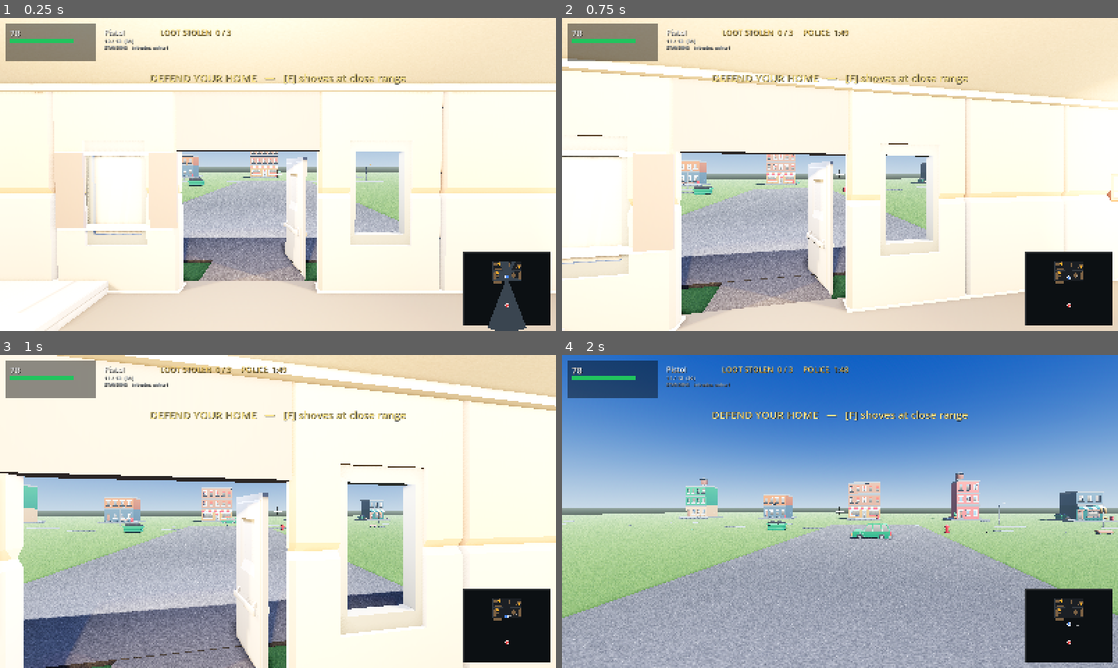
Above: before the commit, frames 1-4 (two rows, left to right).
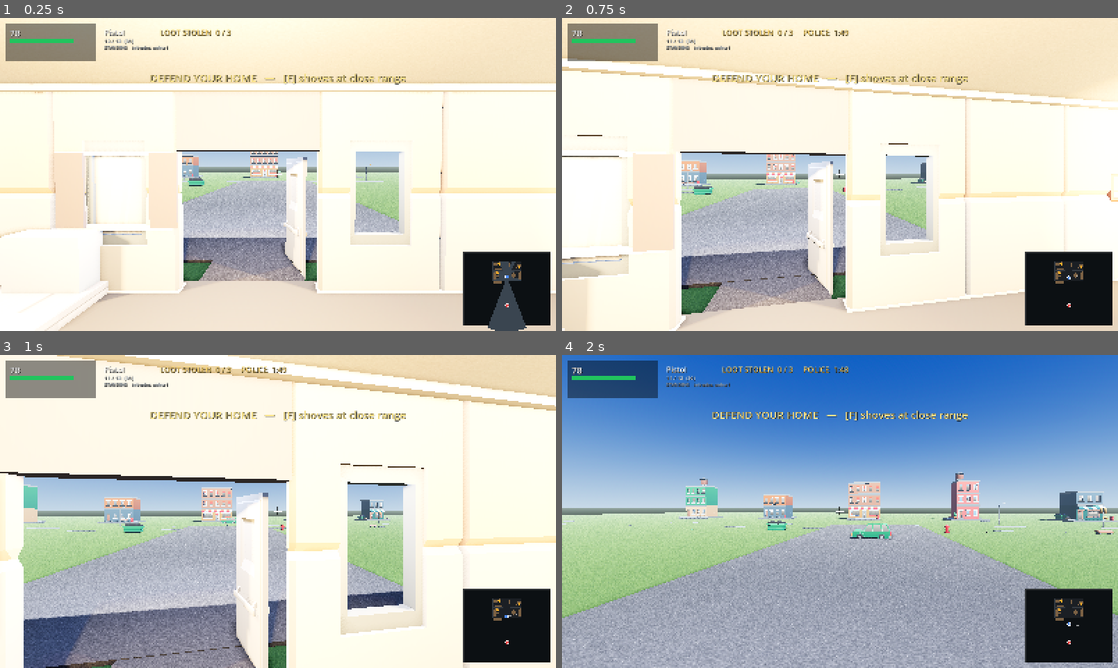
Above: after the commit, the same moments.

Repository: richardbrandel/home-invasion-godot
Game: Godot game, scene res://scenes/main.tscn
The game is run twice, just before and just after one commit, with the same random seed, the same clock (stepped at 60 frames per second) and the same inputs.
Inputs (mouse positions are in pixels of both pictures, inside the frame that each line leads up to):
- Up to frame 1 (0.25 s): no input
- Up to frame 2 (0.75 s): tap Enter at 0.5, 0.6 s; move the mouse to (867, 174) at 0.52 s; hold W from 0.53 s (still down); click (867, 174) at 0.67 s
- Up to frame 3 (1 s): keep holding W
- Up to frame 4 (2 s): keep holding W; move the mouse to (812, 511) at 1.27 s; tap 1 at 1.35 s

The runs differ from the first frame. In frame 1, 1.0% of the frame differs, in the area x 0-24%, y 67-92%; in frame 2, 1.0%, in the area x 0-7%, y 76-100%; in frame 3, nothing differs; in frame 4, nothing differs.

Commit message:
Furnish the rooms (items 9 and 11)
Every room had the same few pieces and read as a show home, which is what made
"steal three valuables" feel arbitrary. Fifteen floor-standing pieces added: an
armchair, rugs, a shelf and chairs, a second kitchen cabinet, a crate and a pot,
standing picture frames, books, cacti.

All of it is in Sim.DECOR, which is NOT solid. That is deliberate twice over:
FURNITURE feeds the intruder's collision, so a new sofa can silently stall a heist,
and decor that cannot be walked through cannot do that by construction. Heist 7/7
and 0-2 reroutes confirms it.

Floor-standing only. An item placed at an assumed height to sit ON furniture is
exactly how three props ended up floating last time, and a floating prop is worse
than an empty corner. `DECOR` now takes an optional per-item scale for the rugs.

Caught by render before committing: the hall picture frame sat at x -2.16, inside a
wall that spans -2.125 to -1.875, so it was embedded in the plaster. Moved to -1.80.

Heist 7/7, wallshot clean, 91 + 41 tests pass.

Diff:
--- a/scripts/house.gd
+++ b/scripts/house.gd
@@ -554,8 +554,9 @@
 static func build_decor(parent: Node3D) -> void:
 	for d in Sim.DECOR:
 		var spec: Array = d["model"]
+		var sc := SCALE * float(d.get("scale", 1.0))
 		var inst := place(parent, spec[0], spec[1], d["pos"], deg_to_rad(float(d.get("yaw", 0.0))),
-			bool(d.get("ground", true)))
+			bool(d.get("ground", true)), Vector3(sc, sc, sc))
 		if inst == null:
 			continue
 		# A picture frame owns no material of its own worth keeping, and several of them are
--- a/scripts/sim.gd
+++ b/scripts/sim.gd
@@ -99,6 +99,36 @@
 	{"model": ["furniture", "pictureframe_small_A"], "pos": Vector3(8.0 - 0.16, 1.7, -16.2), "yaw": -90.0, "ground": false},
 	{"model": ["furniture", "book_set"], "pos": Vector3(0.9, 1.35, -18.0), "yaw": -7.0, "ground": false},
 	{"model": ["furniture", "cactus_small_A"], "pos": Vector3(7.2, 0.0, -18.4), "yaw": 0.0},
+
+	# ---- a second pass at making the rooms lived in. All floor-standing: an item placed at
+	# an assumed height to sit on furniture is how three props ended up floating in mid-air,
+	# and a floating prop is worse than an empty corner. Everything here is `ground` true.
+
+	# front hall
+	{"model": ["furniture", "rug_oval_A"], "pos": Vector3(0.0, 0.0, -11.6), "yaw": 0.0, "scale": 0.7},
+	{"model": ["furniture", "pictureframe_small_B"], "pos": Vector3(-1.80, 1.62, -12.6), "yaw": 90.0, "ground": false},
+	{"model": ["furniture", "cactus_small_B"], "pos": Vector3(2.1, 0.0, -13.2), "yaw": 12.0},
+
+	# living room
+	{"model": ["furniture", "armchair_pillows"], "pos": Vector3(-4.9, 0.0, -13.3), "yaw": -140.0},
+	{"model": ["furniture", "rug_rectangle_stripes_A"], "pos": Vector3(-5.7, 0.02, -11.9), "yaw": 0.0, "ground": false, "scale": 0.8},
+	{"model": ["furniture", "book_single"], "pos": Vector3(-5.9, 0.0, -12.0), "yaw": 24.0},
+	{"model": ["furniture", "pictureframe_standing_A"], "pos": Vector3(-7.0, 0.0, -14.2), "yaw": 58.0},
+
+	# bedroom
+	{"model": ["furniture", "shelf_B_small"], "pos": Vector3(-3.2, 0.0, -18.5), "yaw": -90.0},
+	{"model": ["furniture", "rug_oval_B"], "pos": Vector3(-6.0, 0.0, -17.4), "yaw": 0.0, "scale": 0.85},
+	{"model": ["furniture", "cactus_small_A"], "pos": Vector3(-3.15, 0.0, -15.6), "yaw": 0.0},
+
+	# study
+	{"model": ["furniture", "shelf_B_large_decorated"], "pos": Vector3(2.9, 0.0, -18.3), "yaw": -90.0},
+	{"model": ["furniture", "chair_C"], "pos": Vector3(6.6, 0.0, -15.4), "yaw": 150.0},
+	{"model": ["furniture", "book_single"], "pos": Vector3(4.6, 0.0, -17.9), "yaw": -40.0},
+
+	# kitchen
+	{"model": ["restaurant", "kitchencabinet"], "pos": Vector3(2.6, 0.0, -8.6), "yaw": 0.0},
+	{"model": ["restaurant", "crate_carrots"], "pos": Vector3(7.4, 0.0, -8.6), "yaw": 20.0},
+	{"model": ["restaurant", "pot_B"], "pos": Vector3(2.2, 0.0, -13.4), "yaw": 0.0},
 ]
 
 
